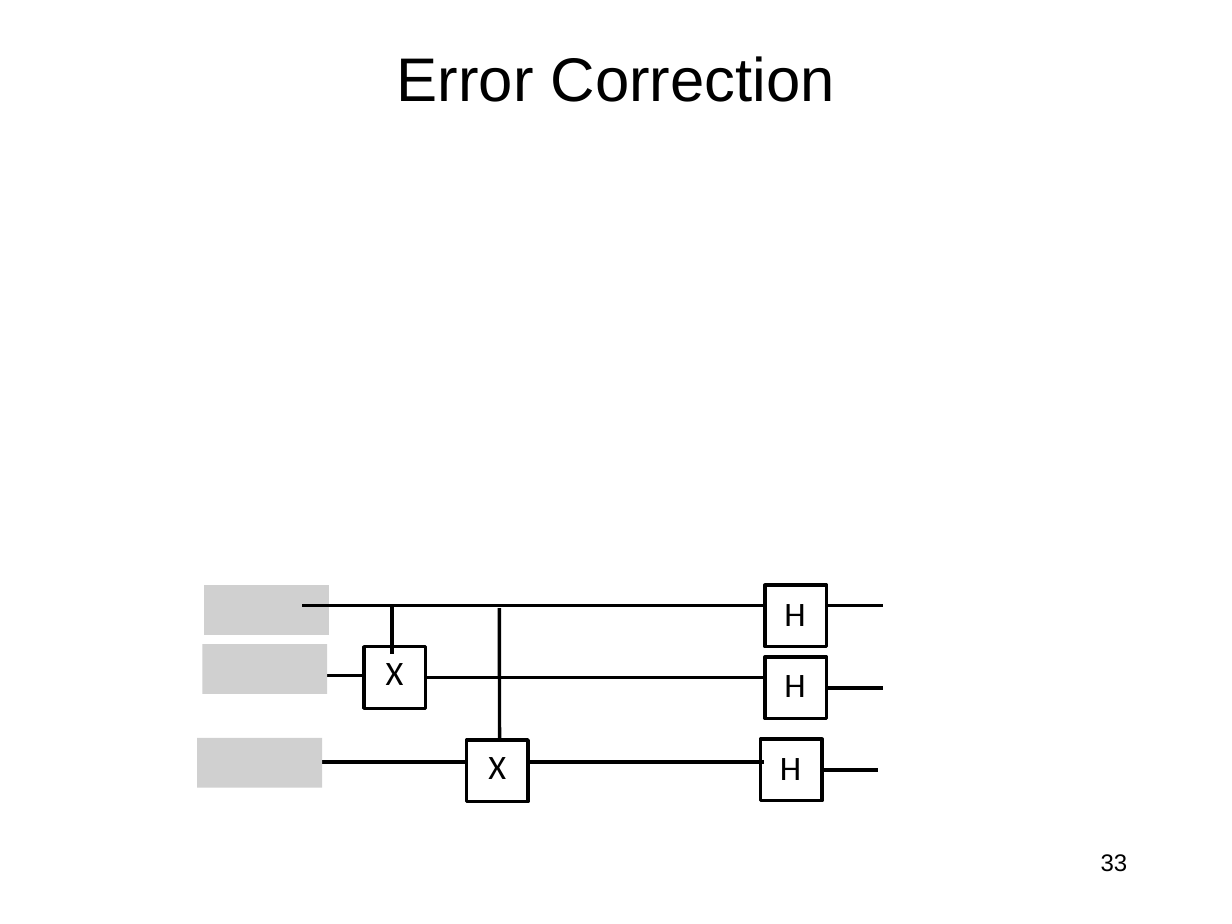
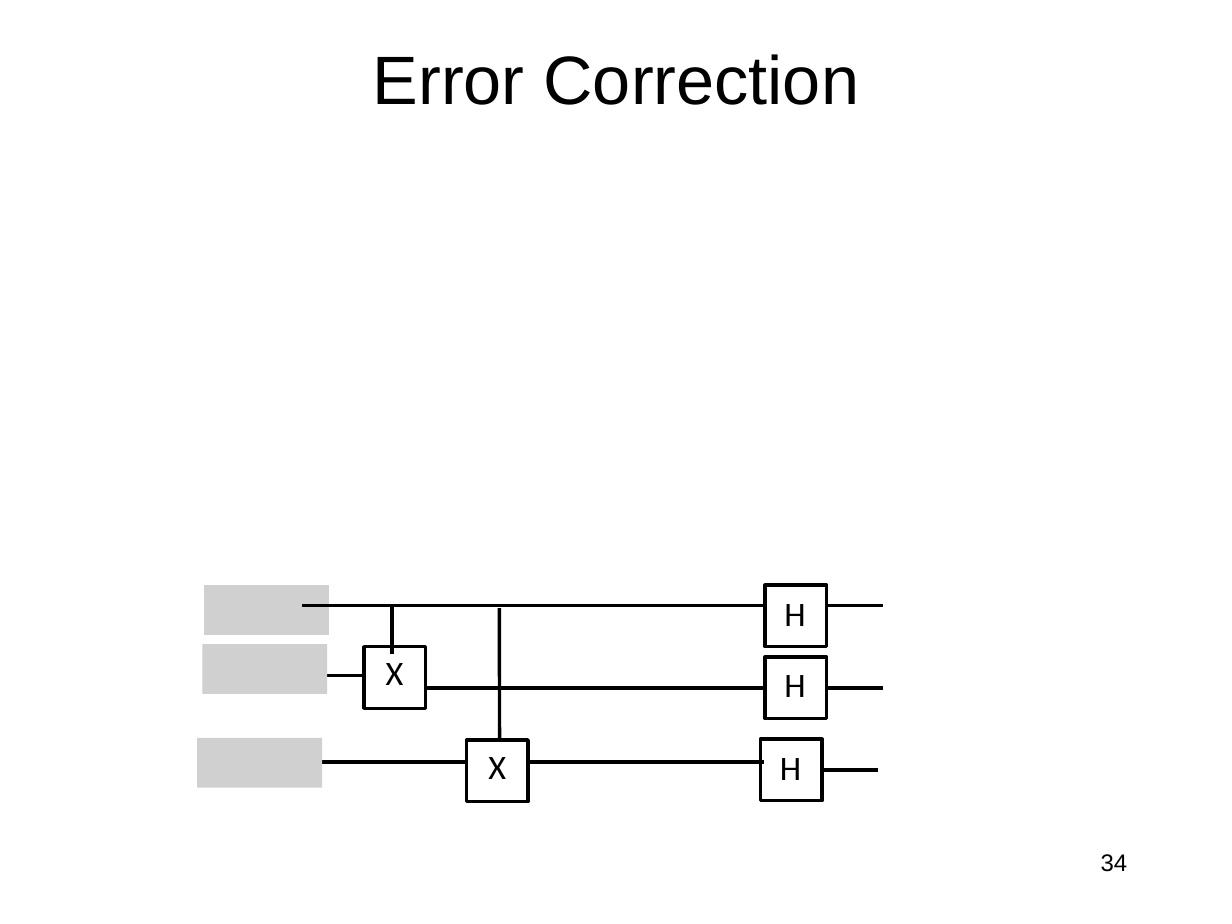
Before and after one commit to jlmucb/class_notes, a slide deck: slide 34 of BerkeleyClass/CS290Spring2013/Lectures/QC.pptx (slide 33 before the commit). Drawn at 1232x924 pixels with LibreOffice and Linux fonts; fonts in the diff are those of the drawing; grey boxes stand for pictures. Boxes give left, top, right and bottom in pixels: in the first picture for what was removed or moved away, otherwise in the second. Text is boxed around its words. In the diff, an @@ line names an element or a change of style, - is before the commit and + after.

```diff
--- a/BerkeleyClass/CS290Spring2013/Lectures/QC.pptx
+++ b/BerkeleyClass/CS290Spring2013/Lectures/QC.pptx
@@ title "Error Correction" at box(373, 54, 859, 105): size 36 to 40 pt @@
@@ line moved from (425, 678) - (764, 678) to (425, 687) - (764, 687) @@
@@ page number at box(1101, 854, 1128, 872): text changed @@
-33
+34
```
Also in this commit, not shown: 34 other slides changed, 1 slide added.
